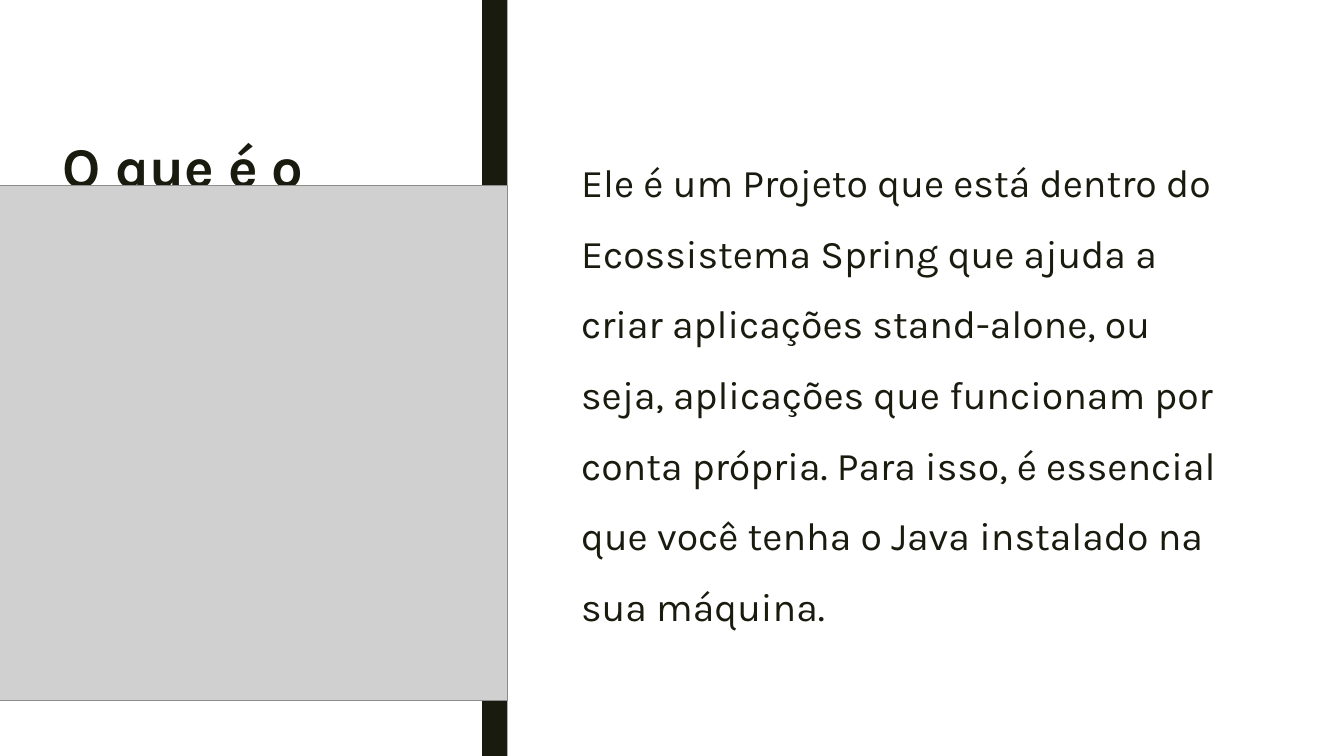
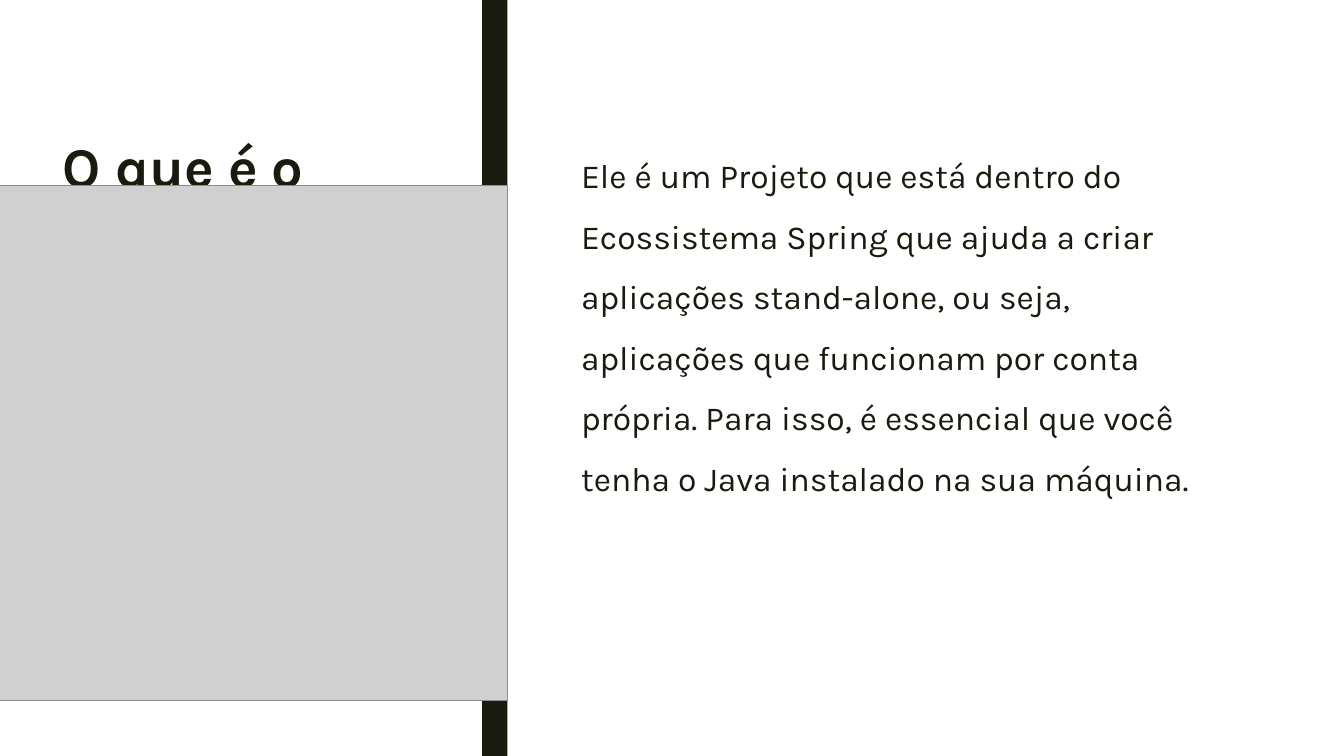
Before and after one commit to francielisabreu/BecaJava.hibernate, a slide deck: slide 4 of ppt_spring_jpa.pptx. Drawn at 1344x756 pixels with LibreOffice and Linux fonts; fonts in the diff are those of the drawing; grey boxes stand for pictures. Boxes give left, top, right and bottom in pixels: in the first picture for what was removed or moved away, otherwise in the second. Text is boxed around its words. In the diff, an @@ line names an element or a change of style, - is before the commit and + after.

```diff
--- a/ppt_spring_jpa.pptx
+++ b/ppt_spring_jpa.pptx
@@ text "Ele é um Projeto que ..." at (x1=581, y1=162, x2=1189, y2=499): size 28 to 24 pt @@
```
Also in this commit, not shown: 4 other slides changed, 2 slides added.
